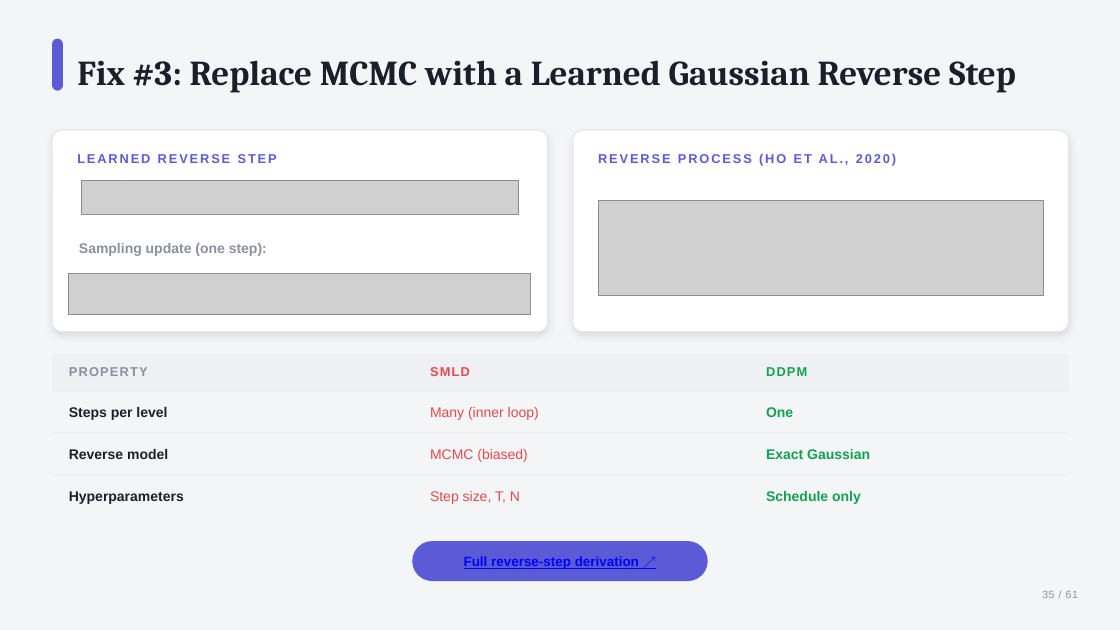
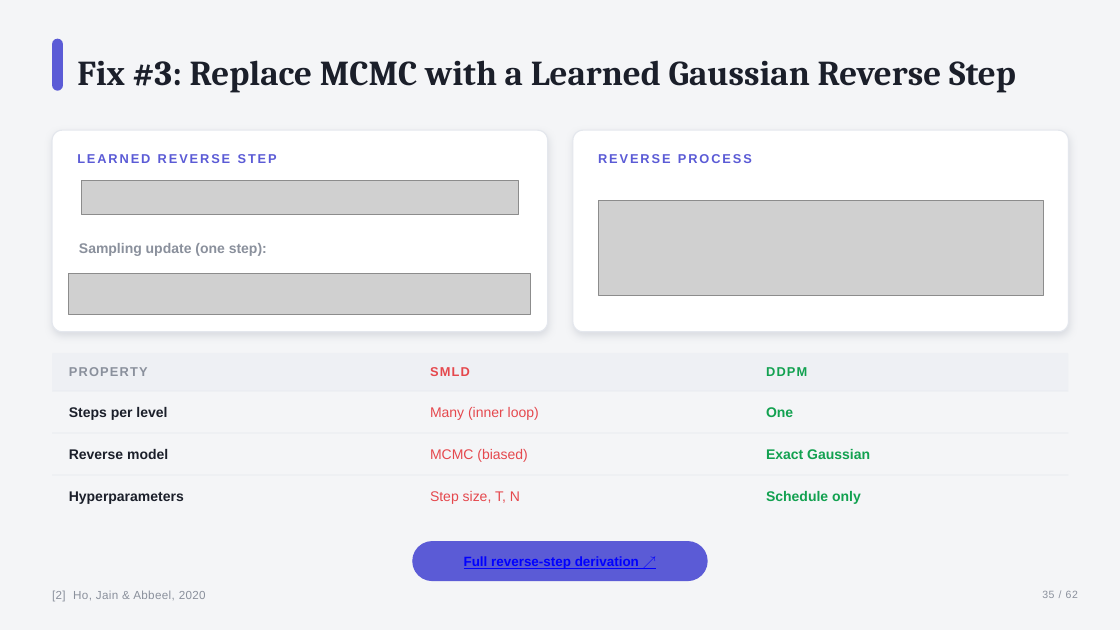
Before and after one commit to sudarshan1994/sudarshan1994.github.io, a slide deck: slide 35 of diffusion/smld_ddpm_polished.pptx. Drawn at 1120x630 pixels with LibreOffice and Linux fonts; fonts in the diff are those of the drawing; grey boxes stand for pictures. Boxes give left, top, right and bottom in pixels: in the first picture for what was removed or moved away, otherwise in the second. Text is boxed around its words. In the diff, an @@ line names an element or a change of style, - is before the commit and + after.

```diff
--- a/diffusion/smld_ddpm_polished.pptx
+++ b/diffusion/smld_ddpm_polished.pptx
@@ text at (598,154,752,163): text changed @@
-REVERSE PROCESS (HO ET AL., 2020)
+REVERSE PROCESS
@@ text added at (52,590,206,601), 10 pt, text #8A909C @@
+[2] Ho, Jain & Abbeel, 2020
@@ text at (1042,591,1078,598): text changed @@
-35 / 61
+35 / 62
```
Also in this commit, not shown: 57 other slides changed, 1 slide added, 4 other files.
